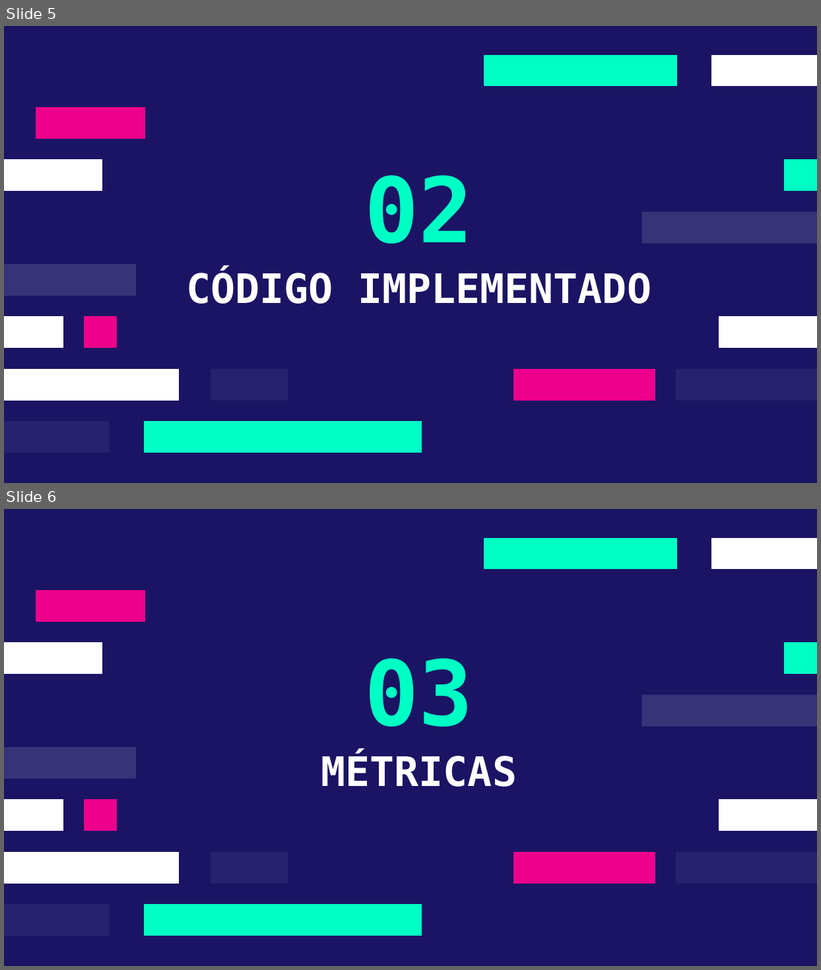
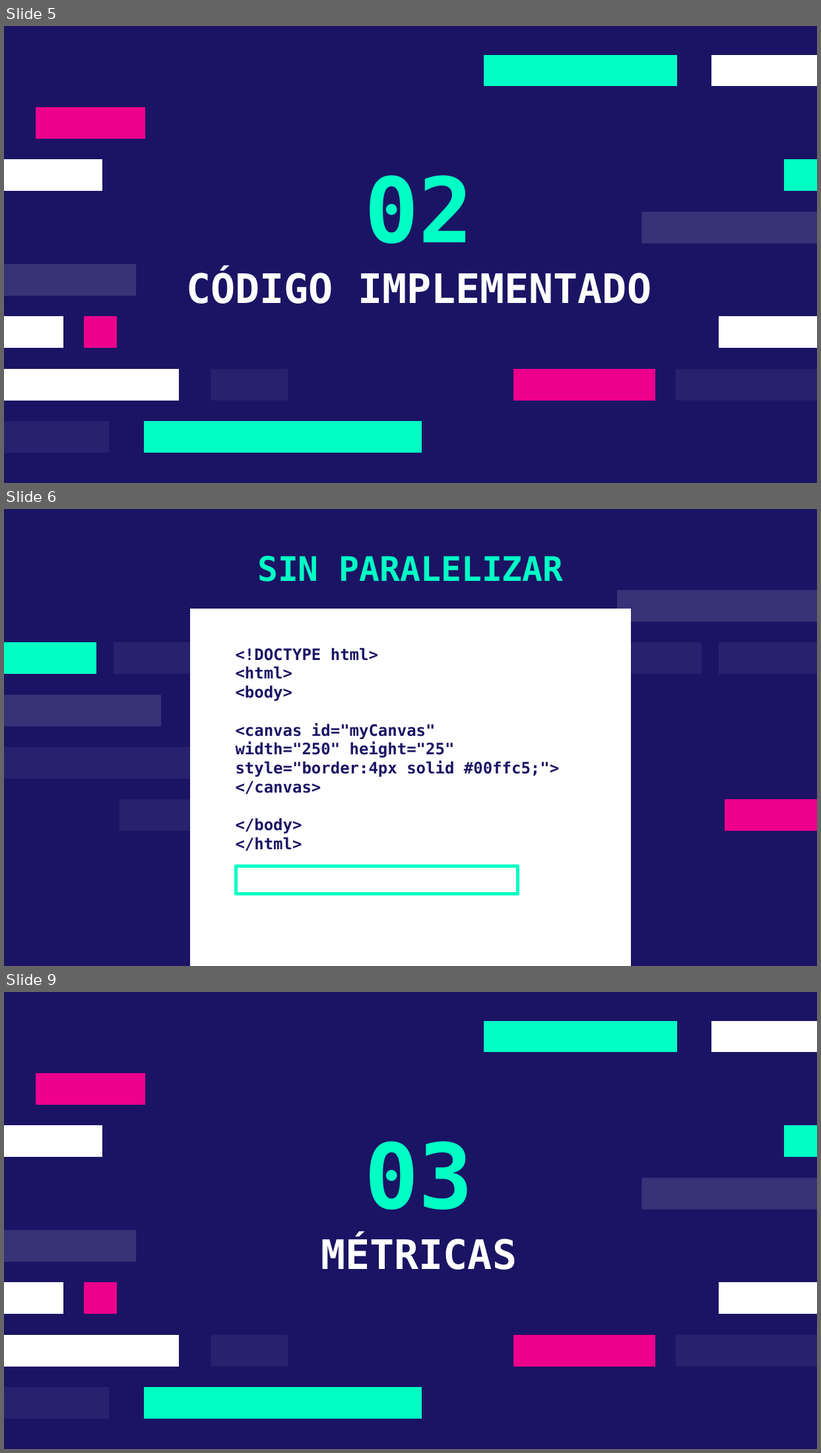
Before and after one commit to juandiegovqdev/P2-ASD, a slide deck: P2-ASD.pptx. Shown one above the other, each under a label of ours: slides 5 and 6 before the commit, slides 5, 6 and 9 after it; the slides between them are not shown. The pictures are 821x970 and 821x1453 pixels, drawn with LibreOffice and Linux fonts; fonts in the diff are those of the drawing. Boxes give left, top, right and bottom in pixels: in the first picture for what was removed or moved away, otherwise in the second. Text is boxed around its words. In the diff, an @@ line names an element or a change of style, - is before the commit and + after.

```diff
--- a/P2-ASD.pptx
+++ b/P2-ASD.pptx
@@ slide 6 added at (4, 509, 817, 966), background #1B1464 @@
@@ title added at (257, 556, 564, 582), 30 pt, text #00FFC5, bold @@
+SIN PARALELIZAR
@@ freeform shape added at (617, 590, 817, 622), fill #FFFFFF at 13% opacity @@
@@ freeform shape added at (190, 609, 631, 966), fill #FFFFFF @@
@@ freeform shape added at (4, 642, 96, 674), fill #00FFC5 @@
@@ freeform shape added at (113, 642, 211, 674), fill #FFFFFF at 6% opacity @@
@@ freeform shape added at (491, 642, 702, 674), fill #FFFFFF at 6% opacity @@
@@ freeform shape added at (719, 642, 817, 674), fill #FFFFFF at 6% opacity @@
@@ text added at (236, 648, 559, 852), 14 pt, text #1B1464, bold @@
+<!DOCTYPE html>
+<html>
+<body>
+<canvas id="myCanvas"
+width="250" height="25"
+style="border:4px solid #00ffc5;">
+</canvas>
+</body>
+</html>
@@ freeform shape added at (4, 695, 161, 727), fill #FFFFFF at 13% opacity @@
@@ freeform shape added at (4, 747, 204, 779), fill #FFFFFF at 6% opacity @@
@@ freeform shape added at (120, 799, 218, 831), fill #FFFFFF at 6% opacity @@
@@ freeform shape added at (725, 799, 817, 831), fill #EC008C @@
@@ freeform shape added at (236, 866, 518, 894), outline #00FFC5 3 pt @@
@@ what was slide 6 is now slide 9 @@
```
Also in this commit, not shown: 3 slides changed, 6 other slides added, 44 other files.
